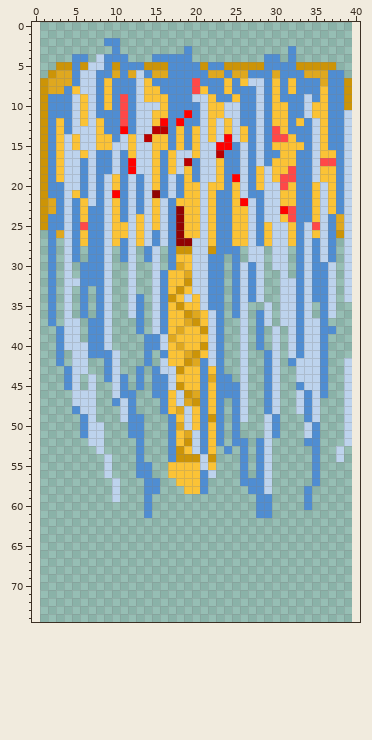
Two states of a sprite sheet, Assets/Sprites/Enemy/Thor/HammerThrough/HammerWurf0006.png. The picture above was drawn from the file before the commit.
The file is 39x75 pixels. The old version is drawn lined up with the new one, on the new canvas.
Once edited:
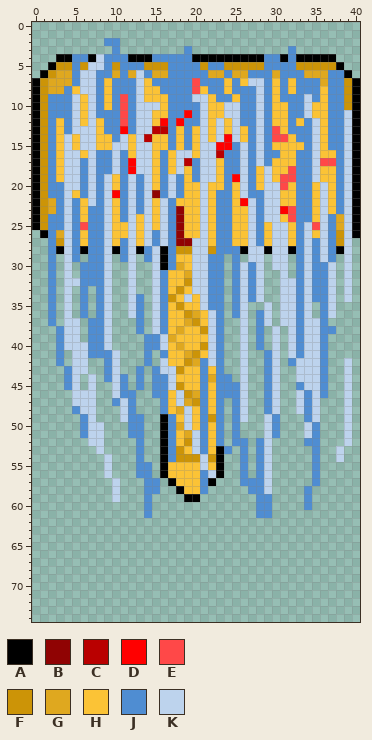
Palette (. is transparent): A #000000  B #900303  C #b90000  D #ff0000  E #ff4848  F #cc9407  G #dfa81f  H #fbc336  J #4f8dd2  K #bdd3ed
Message: Throw Hammer Outlines
Diff:
canvas 39x75 -> 41x75, the old top-left corner now at 1,0
y 4: x 3..4 .. -> AA; x 7 . -> A; x 12..14 ... -> AAA; x 20..28 ......... -> AAAAAAAAA; x 31 . -> A; x 33..37 ..... -> AAAAA
y 5: x 2 . -> A; x 38 . -> A
y 6: x 1 . -> A; x 39 . -> A
y 7..25: x 0 . -> A; x 40 . -> A
y 26: x 1 . -> A; x 40 . -> A
y 27: x 3 . -> F; x 38 . -> F
y 28: x 3 . -> A; x 6 . -> A; x 10 . -> A; x 13 . -> A; x 16 . -> A; x 26 . -> A; x 29 . -> A; x 32 . -> A; x 38 . -> A
y 29..30: x 16 . -> A
y 49..52: x 16 . -> A
y 53..56: x 16 . -> A; x 23 . -> A
y 57: x 17 . -> A; x 22 . -> A
y 58: x 18 . -> A
y 59: x 19..20 .. -> AA
